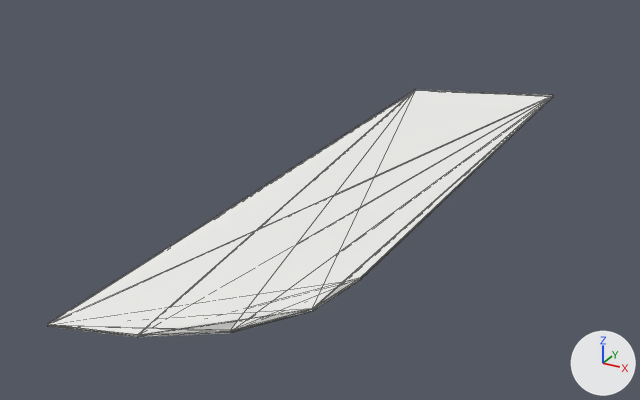
Before and after pictures for a commit that changed the glTF model models/mrsim/Flag.glb.
Before and after are seen from a 50 mm lens placed at (1.3, -5.88, 1.63), pointed at (-0.77, -2.11, -0.25). Every picture has the same lights, and +X, +Y and +Z are marked at lower right. The picture after the commit comes second. Mesh edges are drawn as thin lines. Vertices at exactly the same position are counted once.
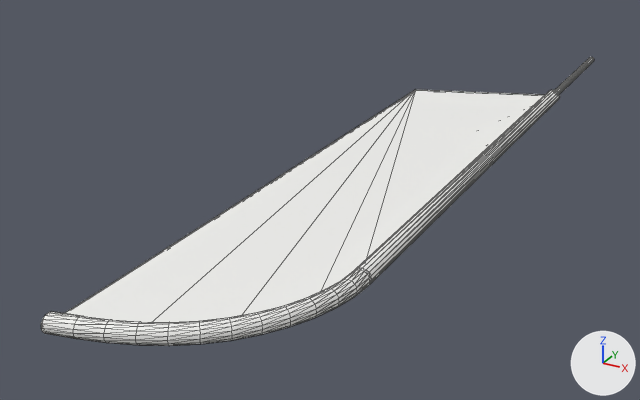
The change in detail:
me_mesh_0 is used by ob_mesh_0; location (0.0, 0.0, 0.0).
me_mesh_0 had 21 vertices, 54 faces and spanned x -0.8..0.0, y -4.02..-0.5, z 0.0.
me_mesh_0 now has 293 vertices, 574 faces and spans x -0.81..0.04, y -4.04..0.5, z -0.04..0.04.
me_mesh_0 part 1: a new loose piece, a 16-sided cylinder along y spanning x -0.02..0.02, y -0.5..0.5, z -0.02..0.02, in mat_material_0 (white #f3f3f1).
me_mesh_0 part 2: a new loose piece of 240 vertices spanning x -0.81..0.04, y -4.04..-0.5, z -0.04..0.04, in mat_material_0 (white #f3f3f1).
Part 3, on me_mesh_0:
46 faces are deleted.
30 new faces join them.

Where the change shows, as pixel boxes [x1, y1, x2, y2] in the pictures (640 x 400 px):
'Mesh_0', reshaped (9% wider, 16% taller): before [48, 89, 553, 337]; after [41, 57, 594, 346]
part 1 of me_mesh_0, added: after [555, 57, 594, 94]
part 2 of me_mesh_0, added: after [41, 90, 560, 346]
part 3 of me_mesh_0, built on: before [48, 89, 553, 337]; after [243, 89, 544, 315]
